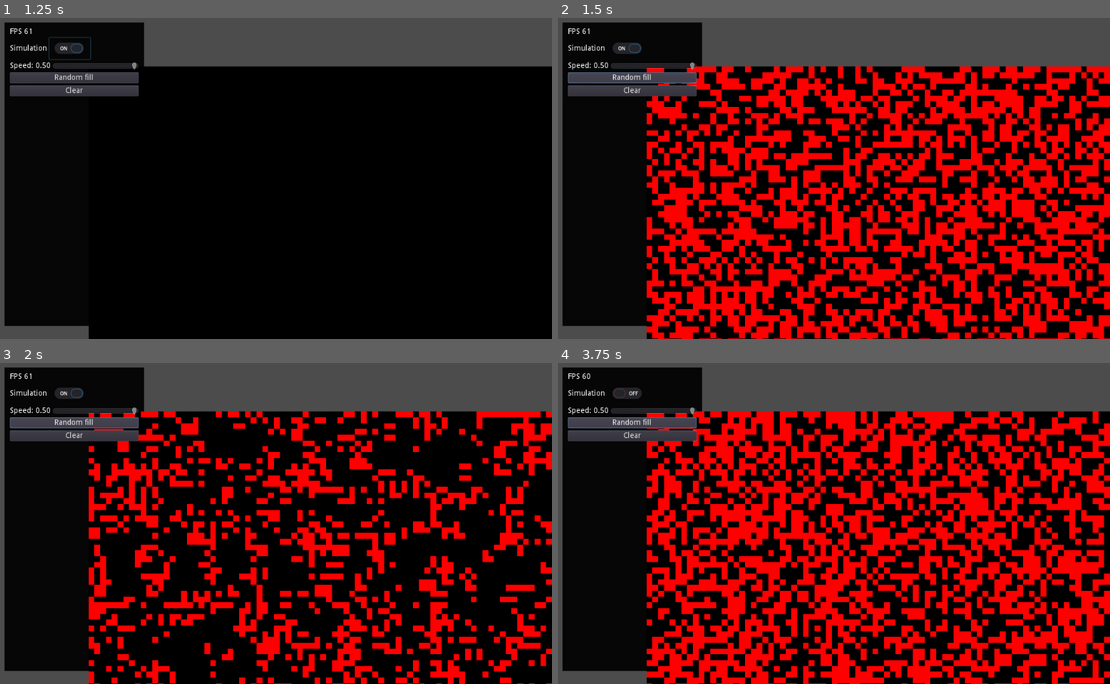
Above: before the commit, frames 1-4 (two rows, left to right).
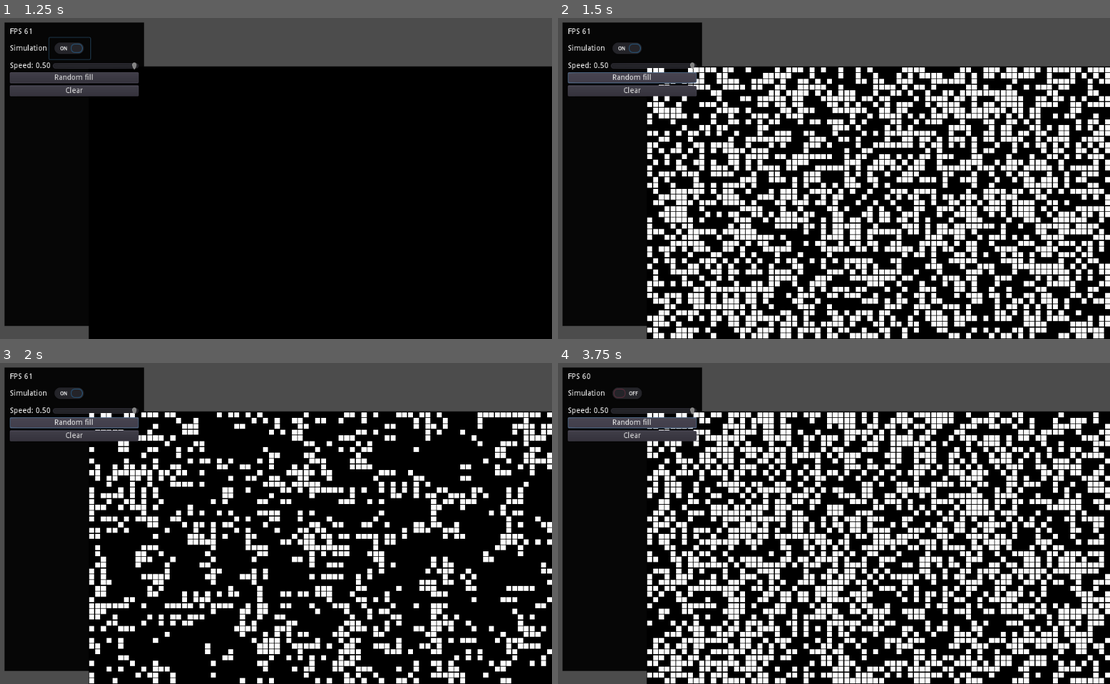
Above: after the commit, the same moments.

Repository: shunlog/game_of_life
Game: Godot game, scene res://Game.tscn
Two runs of this game, one before a commit and one after it. Both use one fixed random seed, a clock stepped at 60 frames per second and the inputs below.
Inputs (mouse positions are in pixels of both pictures, inside the frame that each line leads up to):
- Up to frame 1 (1.25 s): click (71, 50) at 0.5 s
- Up to frame 2 (1.5 s): click "Random fill" at 1.25 s
- Up to frame 3 (2 s): no input
- Up to frame 4 (3.75 s): click "Clear" at 2 s; click (629, 395) at 2.75 s; click "Random fill" at 3.5 s

Frame 1 is identical in both runs. In frame 2, 39% of the frame differs, in the area x 15-100%, y 14-100%; in frame 3, 21%; in frame 4, 39%.

Commit message:
white cells with gaps

Diff:
--- a/Grid.gd
+++ b/Grid.gd
@@ -1,12 +1,17 @@
 class_name Grid extends Node2D
 
 var pixel_size = 16
-var COLOR_ON : Color = Color(255, 0, 0)
+var COLOR_ON : Color = Color(255, 255, 255)
 var COLOR_OFF : Color = Color(0, 0, 0)
+var MARGIN := 2
 var m : Array = [[]]
 
 func _ready():
 	pass
+
+func _draw_cell(p:Vector2, c:Color = COLOR_ON):
+	draw_rect(Rect2(p.x*pixel_size + MARGIN, p.y*pixel_size + MARGIN,
+				 pixel_size - MARGIN, pixel_size - MARGIN), c)
 
 func _draw():
 	var W = m.size()
@@ -15,8 +20,7 @@
 	for x in range(W):
 		for y in range(H):
 			if m[x][y]:
-				draw_rect(Rect2(x*pixel_size, y*pixel_size,
-				 pixel_size, pixel_size), COLOR_ON)
+				_draw_cell(Vector2(x, y))
 
 func world_to_map(p:Vector2):
 	return Vector2(floor(p.x / pixel_size), floor(p.y / pixel_size))
